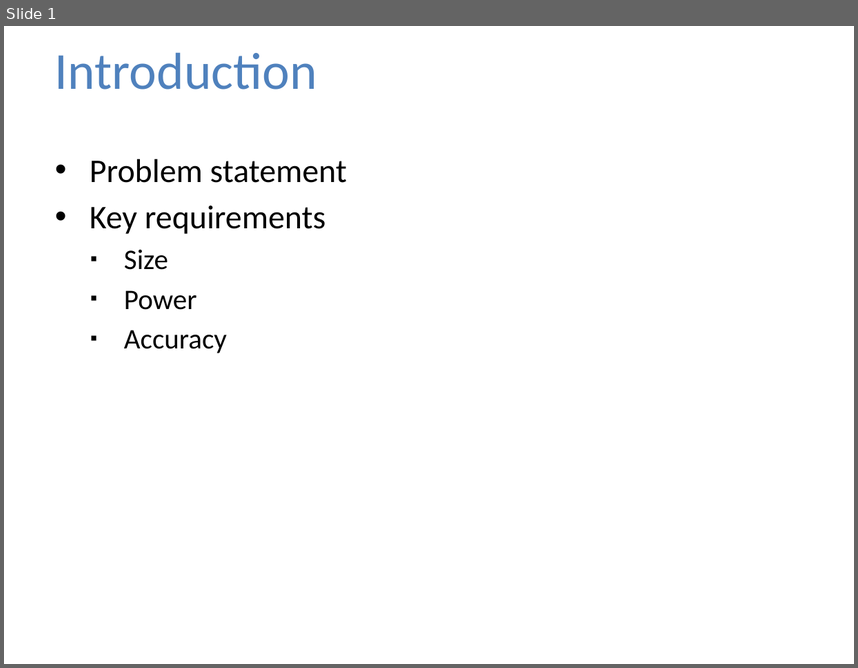
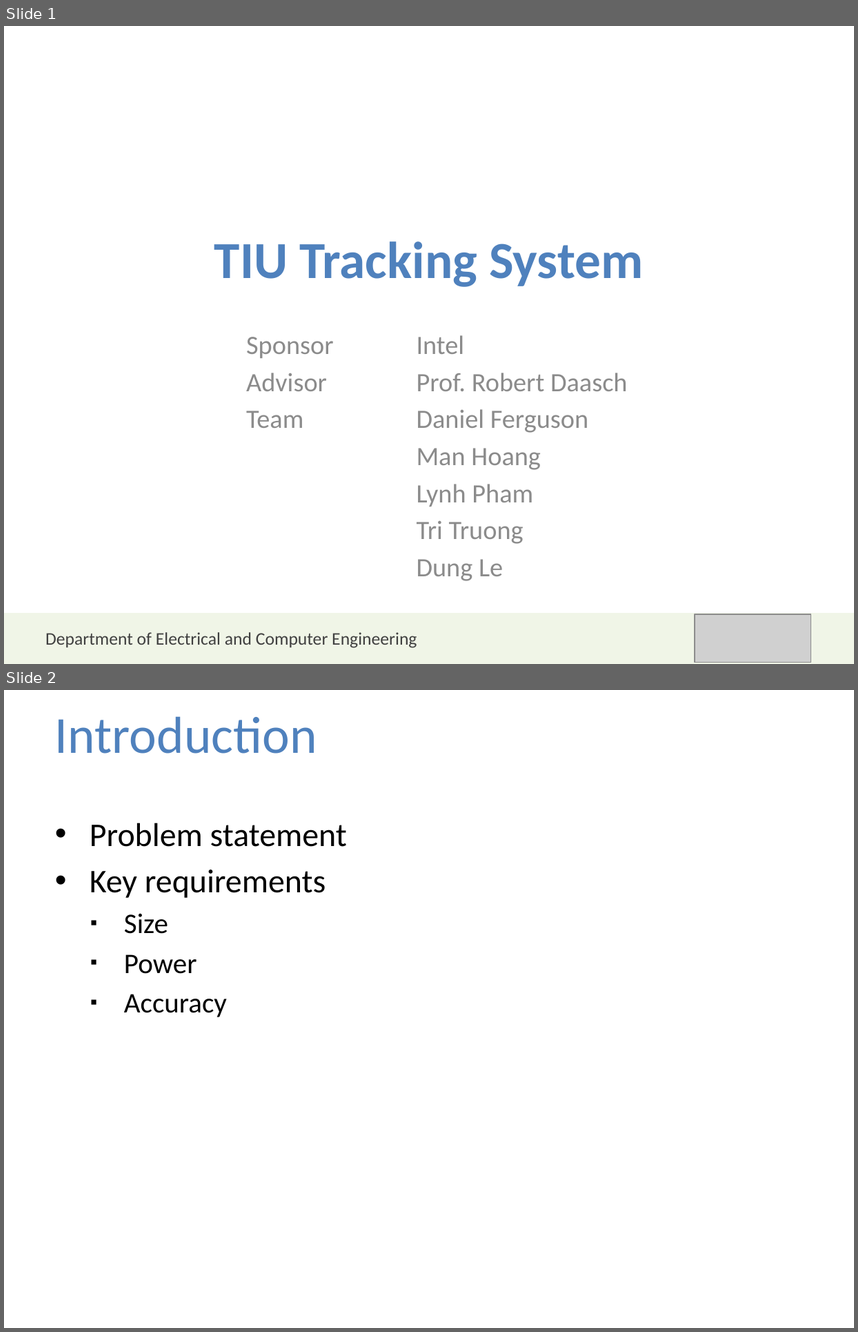
Before and after one commit to jolleekin/tiu-tracking, a slide deck: Docs/TIU_Tracking_Presentation_v1.pptx. Shown one above the other, each under a label of ours: slide 1 before the commit, slides 1 and 2 after it. The pictures are 858x668 and 858x1332 pixels, drawn with LibreOffice and Linux fonts; fonts in the diff are those of the drawing; grey boxes stand for pictures; background and template pictures are left out. Boxes give left, top, right and bottom in pixels: in the first picture for what was removed or moved away, otherwise in the second. Text is boxed around its words. In the diff, an @@ line names an element or a change of style, - is before the commit and + after.

```diff
--- a/Docs/TIU_Tracking_Presentation_v1.pptx
+++ b/Docs/TIU_Tracking_Presentation_v1.pptx
@@ slide 1 added at [4,26,854,664], background #FFFFFF @@
@@ title added at [214,241,643,287], 44 pt, text #4F81BD, bold @@
+TIU Tracking System
@@ subtitle added at [246,335,628,581], 22.4 pt, text #8C8C8C @@
+Sponsor Intel
+Advisor Prof. Robert Daasch
+Team Daniel Ferguson
+Man Hoang
+Lynh Pham
+Tri Truong
+Dung Le
@@ rectangle added at [4,612,854,664], fill #EBF1DE at 70% opacity @@
@@ picture added at [694,615,811,662] @@
@@ text added at [45,632,417,648], 15 pt, text #404040 @@
+Department of Electrical and Computer Engineering
@@ what was slide 1 is now slide 2 @@
```
Also in this commit, not shown: 1 slide changed, 9 other slides added, 1 slide removed.
